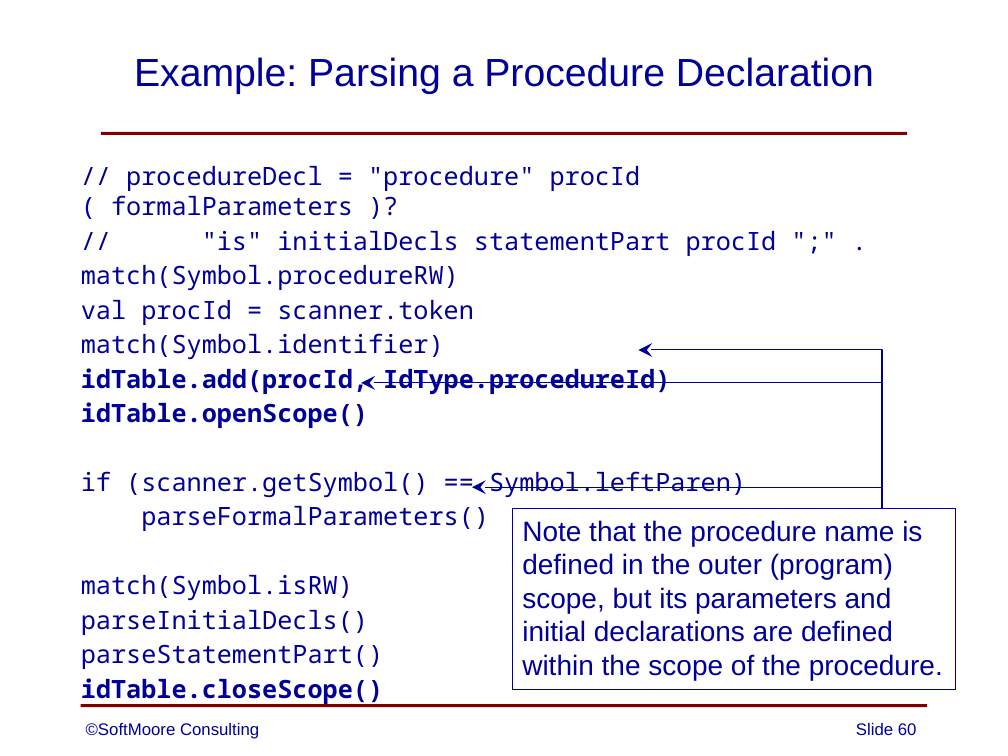
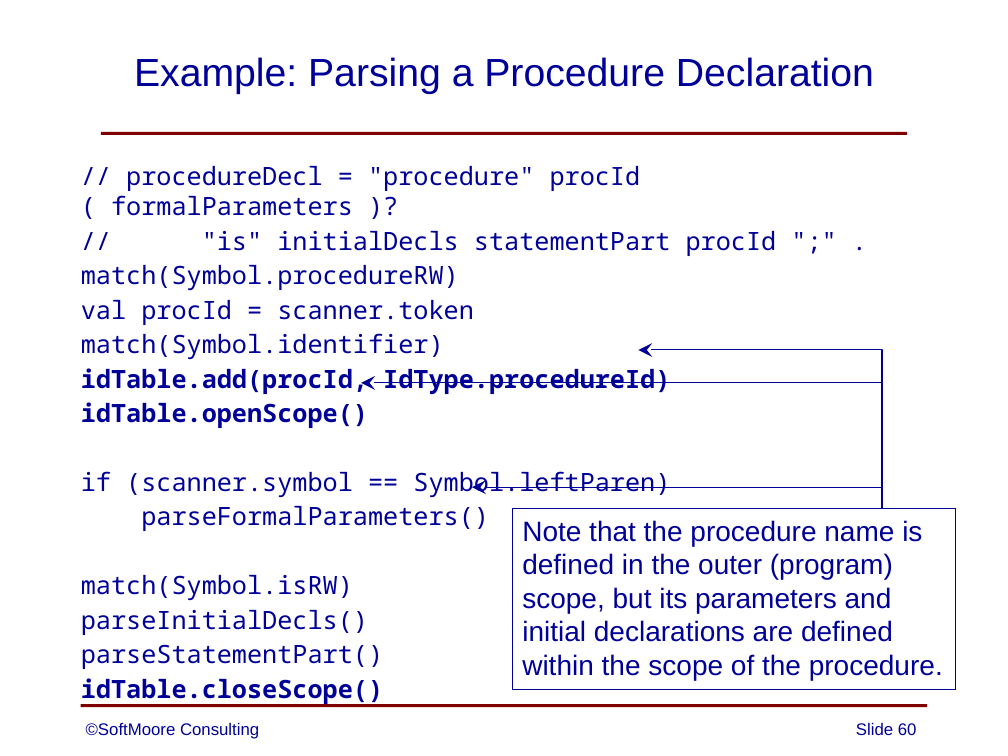
Before and after one commit to SoftMoore/CPRL-Kt, a slide deck: slide 60 of PowerPoint Slides/06 - Syntax Analysis.pptx. Drawn at 1008x756 pixels with LibreOffice and Linux fonts; fonts in the diff are those of the drawing. Boxes give left, top, right and bottom in pixels: in the first picture for what was removed or moved away, otherwise in the second. Text is boxed around its words. In the diff, an @@ line names an element or a change of style, - is before the commit and + after.

```diff
--- a/PowerPoint Slides/06 - Syntax Analysis.pptx
+++ b/PowerPoint Slides/06 - Syntax Analysis.pptx
@@ text at box(81, 471, 670, 497): text changed @@
-if (scanner.getSymbol() == Symbol.leftParen)
+if (scanner.symbol == Symbol.leftParen)
```
Also in this commit, not shown: 1 other slide changed.
